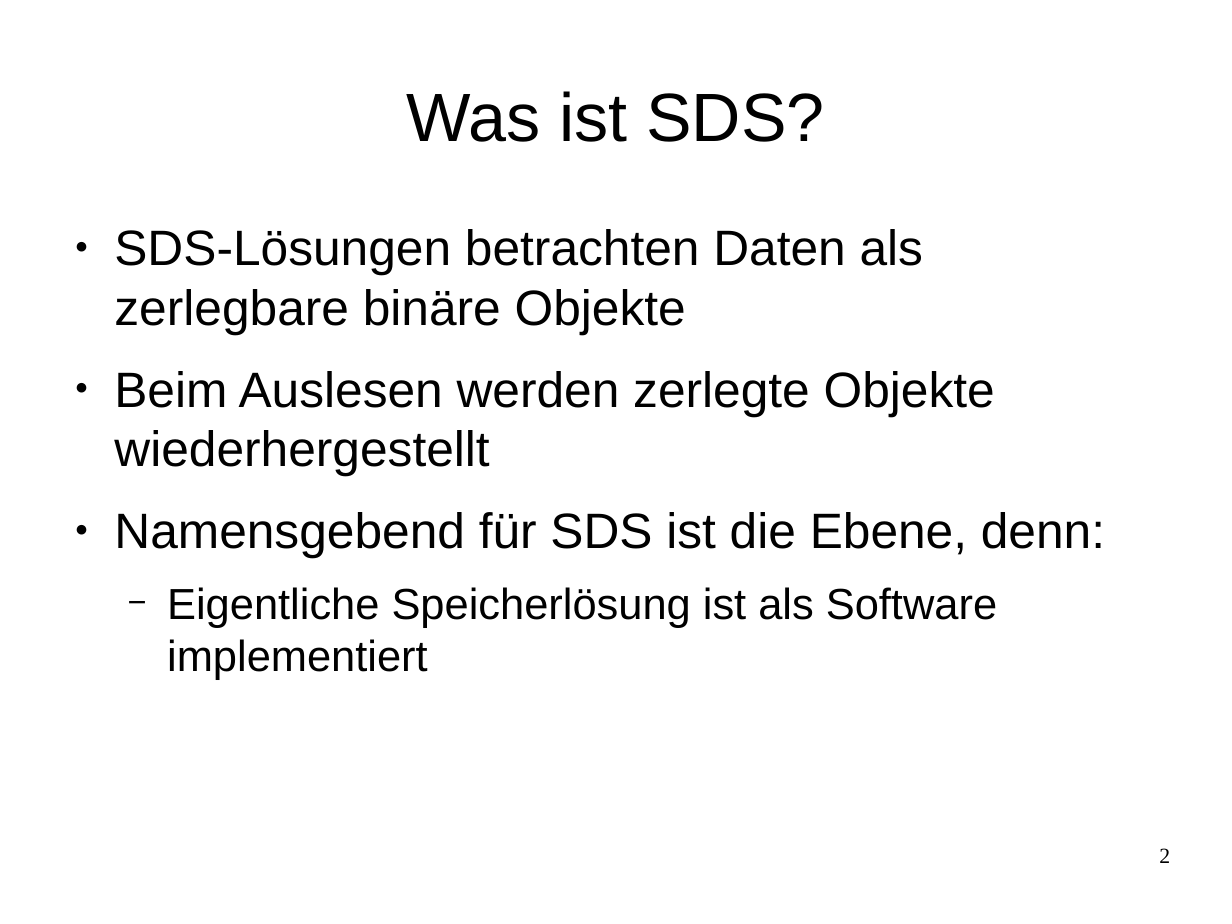
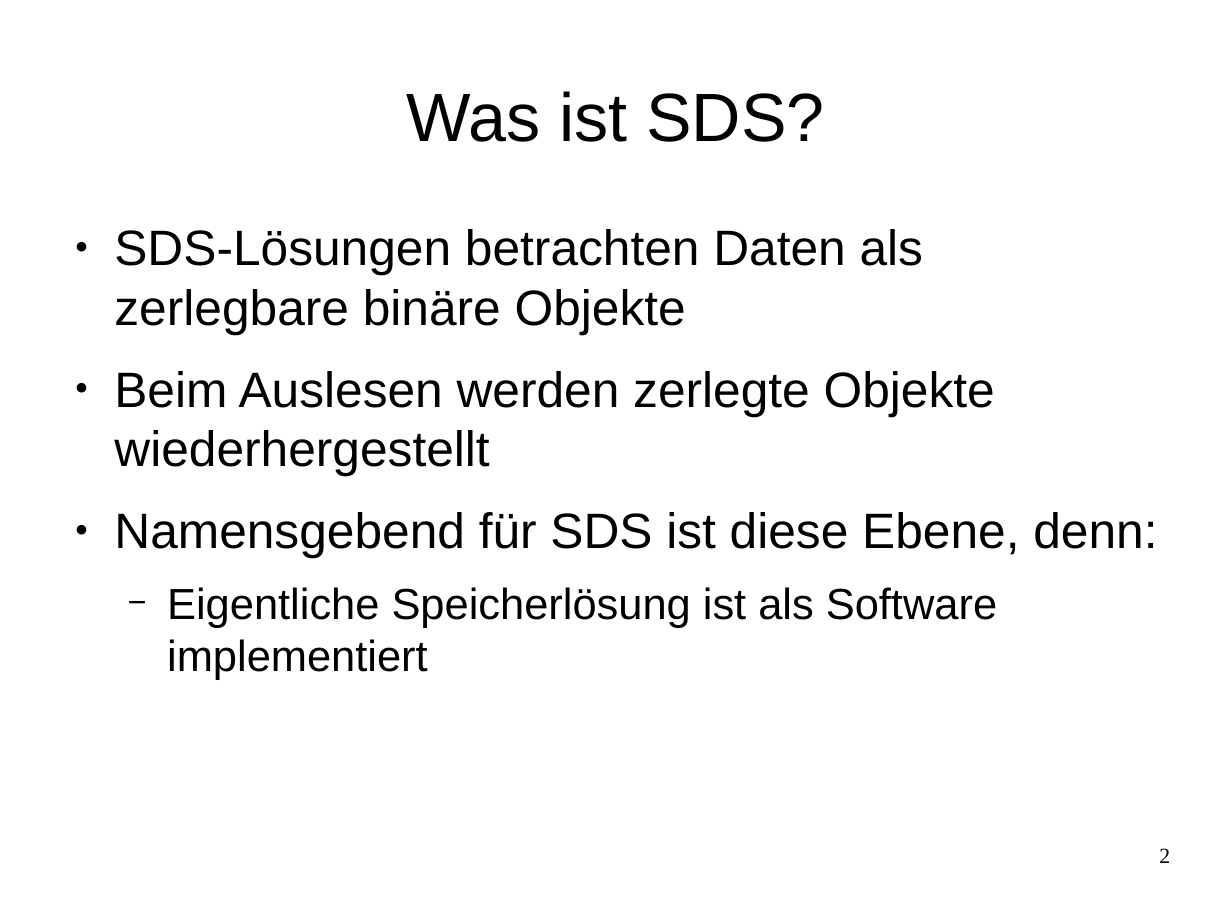
Before and after one commit to celentanos/inora, a slide deck: slide 2 of inora_vortrag_M.odp. Drawn at 1232x924 pixels with LibreOffice and Linux fonts; fonts in the diff are those of the drawing. Boxes give left, top, right and bottom in pixels: in the first picture for what was removed or moved away, otherwise in the second. Text is boxed around its words. In the diff, an @@ line names an element or a change of style, - is before the commit and + after.

```diff
--- a/inora_vortrag_M.odp
+++ b/inora_vortrag_M.odp
@@ text at [114, 512, 1157, 557]: text changed @@
-● Namensgebend für SDS ist die Ebene, denn:
+● Namensgebend für SDS ist diese Ebene, denn:
```
Also in this commit, not shown: 12 other slides changed, 1 slide added, 1 slide removed.
